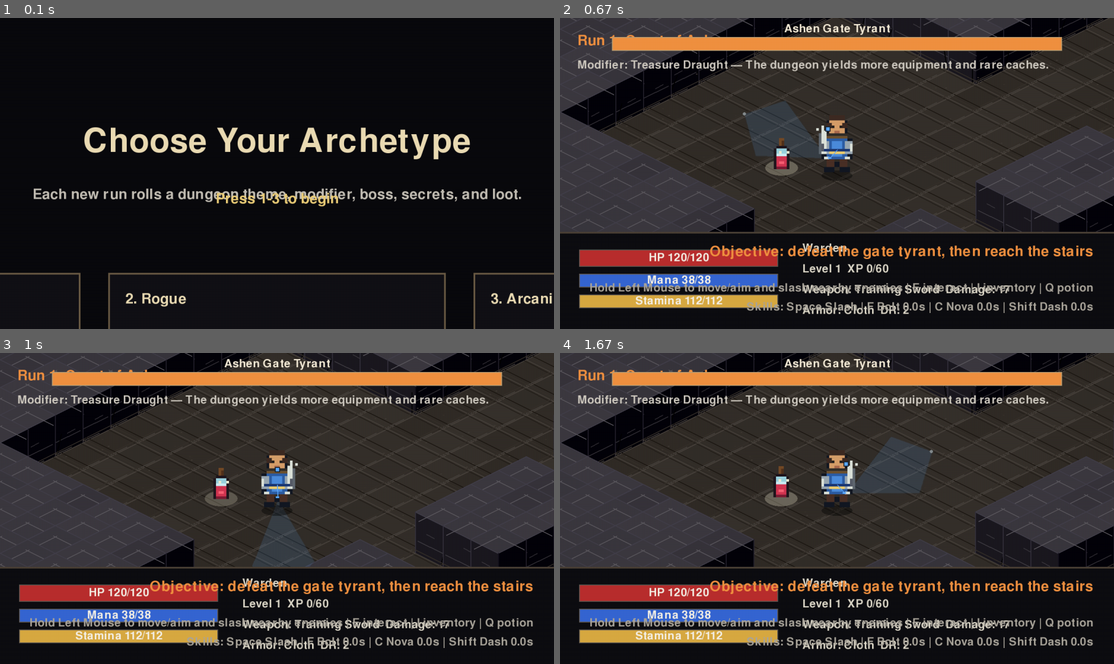
Above: before the commit, frames 1-4 (two rows, left to right).
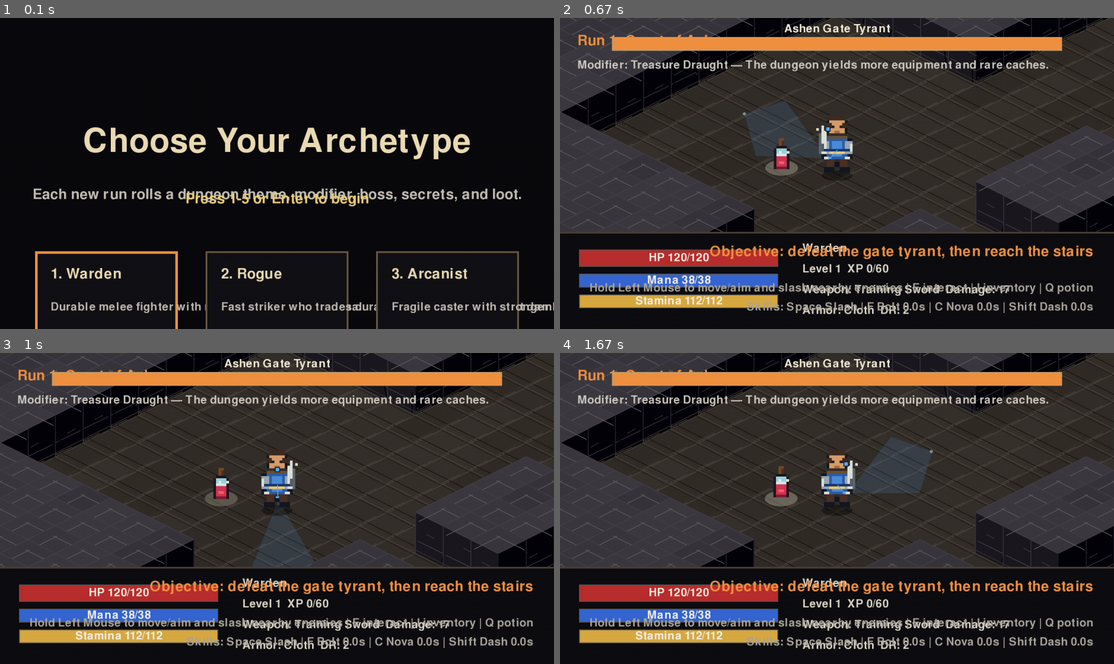
Above: after the commit, the same moments.

Repository: mattirk/arch-rogue
Game: pygame game, started from src/arch_rogue/__main__.py
The game is run twice, just before and just after one commit, with the same random seed, the same clock (stepped at 60 frames per second) and the same inputs.
Inputs (mouse positions are in pixels of both pictures, inside the frame that each line leads up to):
- Up to frame 1 (0.1 s): no input
- Up to frame 2 (0.67 s): tap Enter at 0.33 s
- Up to frame 3 (1 s): click "Level 1 XP 0/60" at 0.72 s
- Up to frame 4 (1.67 s): hold Right 1-1.47 s; move the mouse to (837, 530) at 1.03 s; hold Up from 1.5 s (still down); move the mouse to (892, 576) at 1.53 s

The runs differ from the first frame. In frame 1, 4.9% of the frame differs, in the area x 0-100%, y 56-100%; in frame 2, nothing differs; in frame 3, nothing differs; in frame 4, nothing differs.

Commit message:
Stability & tests

Diff:
--- a/src/arch_rogue/game.py
+++ b/src/arch_rogue/game.py
@@ -66,11 +66,32 @@
     Archetype(
         "Arcanist",
         "Fragile caster with stronger bolts and novas.",
-        max_hp=82,
-        max_mana=72,
-        max_stamina=92,
+        max_hp=86,
+        max_mana=78,
+        max_stamina=94,
         speed=4.35,
-        spell_bonus=8,
+        spell_bonus=9,
+    ),
+    Archetype(
+        "Acolyte",
+        "Dark priest with balanced defenses and potent rites.",
+        max_hp=102,
+        max_mana=62,
+        max_stamina=98,
+        speed=4.4,
+        melee_bonus=1,
+        spell_bonus=5,
+        armor_bonus=1,
+    ),
+    Archetype(
+        "Ranger",
+        "Mobile marksman with strong stamina and hybrid damage.",
+        max_hp=98,
+        max_mana=48,
+        max_stamina=120,
+        speed=4.95,
+        melee_bonus=3,
+        spell_bonus=2,
     ),
 )
 
@@ -146,13 +167,18 @@
 
 
 class Game:
-    def __init__(self) -> None:
+    def __init__(
+        self,
+        screen_size: tuple[int, int] | None = None,
+        headless: bool = False,
+    ) -> None:
         pygame.init()
         pygame.display.set_caption("Arch Rogue - Prototype 3")
-        display_info = pygame.display.Info()
-        self.screen = pygame.display.set_mode(
-            (display_info.current_w, display_info.current_h), pygame.NOFRAME
-        )
+        if screen_size is None:
+            display_info = pygame.display.Info()
+            screen_size = (display_info.current_w, display_info.current_h)
+        flags = pygame.HIDDEN if headless else pygame.NOFRAME
+        self.screen = pygame.display.set_mode(screen_size, flags)
         self.clock = pygame.time.Clock()
         self.font = pygame.font.Font(None, 24 * UI_SCALE)
         self.small_font = pygame.font.Font(None, 19 * UI_SCALE)
@@ -204,6 +230,7 @@
         self.floaters: list[FloatingText] = []
         self.slashes: list[SlashEffect] = []
         self.inventory_open = False
+        self.elapsed = 0.0
         self.state = "playing"
         self._populate_dungeon()
 
@@ -500,8 +527,19 @@
                 if event.key == pygame.K_ESCAPE:
                     self.running = False
                 elif self.state == "archetype_select":
-                    if pygame.K_1 <= event.key <= pygame.K_3:
+                    select_limit = min(len(ARCHETYPES), 9)
+                    if pygame.K_1 <= event.key < pygame.K_1 + select_limit:
                         self.restart(ARCHETYPES[event.key - pygame.K_1])
+                    elif event.key in (pygame.K_RIGHT, pygame.K_DOWN):
+                        index = (ARCHETYPES.index(self.selected_archetype) + 1) % len(
+                            ARCHETYPES
+                        )
+                        self.selected_archetype = ARCHETYPES[index]
+                    elif event.key in (pygame.K_LEFT, pygame.K_UP):
+                        index = (ARCHETYPES.index(self.selected_archetype) - 1) % len(
+                            ARCHETYPES
+                        )
+                        self.selected_archetype = ARCHETYPES[index]
                     elif event.key == pygame.K_RETURN:
                         self.restart(self.selected_archetype)
                 elif event.key == pygame.K_i and self.state == "playing":
@@ -953,7 +991,8 @@
             return
         self.enemies.remove(enemy)
         if enemy.kind == "boss":
-            self.items.append(self._make_unique(enemy.x, enemy.y))
+            drop_x, drop_y = self.drop_position_near(enemy.x, enemy.y)
+            self.items.append(self._make_unique(drop_x, drop_y))
             self.floaters.append(
                 FloatingText(
                     "Gate seal broken",
@@ -974,16 +1013,41 @@
                 )
             )
         if self.rng.random() < 0.45:
-            self.items.append(self._make_loot(enemy.x, enemy.y))
-
-    def interact(self) -> None:
-        if (
+            drop_x, drop_y = self.drop_position_near(enemy.x, enemy.y)
+            self.items.append(self._make_loot(drop_x, drop_y))
+
+    def drop_position_near(self, x: float, y: float) -> tuple[float, float]:
+        offsets = (
+            (0.0, 0.0),
+            (1.15, 0.0),
+            (-1.15, 0.0),
+            (0.0, 1.15),
+            (0.0, -1.15),
+            (1.15, 1.15),
+            (-1.15, 1.15),
+            (1.15, -1.15),
+            (-1.15, -1.15),
+        )
+        stair_x, stair_y = self.dungeon.stairs[0] + 0.5, self.dungeon.stairs[1] + 0.5
+        for ox, oy in offsets:
+            px, py = x + ox, y + oy
+            if math.hypot(px - stair_x, py - stair_y) < 1.05:
+                continue
+            if not self.dungeon.blocked_for_radius(px, py, radius=0.22):
+                return px, py
+        return x, y
+
+    def player_near_stairs(self) -> bool:
+        return (
             math.hypot(
                 self.player.x - self.dungeon.stairs[0] - 0.5,
                 self.player.y - self.dungeon.stairs[1] - 0.5,
             )
             < 1.0
-        ):
+        )
+
+    def interact(self) -> None:
+        if self.player_near_stairs():
             if self.boss_alive():
                 self.floaters.append(
                     FloatingText(
@@ -2030,13 +2094,7 @@
         objective = "Objective: defeat the gate tyrant, then reach the stairs"
         nearby_shrine = self.nearby_shrine()
         nearby_secret = self.nearby_secret()
-        if (
-            math.hypot(
-                self.player.x - self.dungeon.stairs[0] - 0.5,
-                self.player.y - self.dungeon.stairs[1] - 0.5,
-            )
-            < 1.0
-        ):
+        if self.player_near_stairs():
             objective = (
                 "Gate sealed: defeat the tyrant"
                 if self.boss_alive()
@@ -2157,23 +2215,32 @@
             (195, 190, 180),
         )
         self.screen.blit(subtitle, subtitle.get_rect(center=(width // 2, self.ui(205))))
-        card_w = self.ui(390)
-        card_h = self.ui(250)
+        columns = min(3, len(ARCHETYPES))
         gap = self.ui(32)
-        total_w = card_w * len(ARCHETYPES) + gap * (len(ARCHETYPES) - 1)
+        card_w = min(
+            self.ui(390), (width - self.ui(80) - gap * (columns - 1)) // columns
+        )
+        card_h = self.ui(210)
+        total_w = card_w * columns + gap * (columns - 1)
         start_x = (width - total_w) // 2
-        y = self.ui(295)
+        start_y = self.ui(270)
+        row_gap = self.ui(30)
         for index, archetype in enumerate(ARCHETYPES):
-            x = start_x + index * (card_w + gap)
+            row = index // columns
+            col = index % columns
+            x = start_x + col * (card_w + gap)
+            y = start_y + row * (card_h + row_gap)
             box = pygame.Rect(x, y, card_w, card_h)
+            is_selected = archetype == self.selected_archetype
+            border = self.theme.accent if is_selected else (105, 90, 68)
             pygame.draw.rect(self.screen, (18, 17, 22), box)
-            pygame.draw.rect(self.screen, (105, 90, 68), box, self.ui(2))
+            pygame.draw.rect(self.screen, border, box, self.ui(3 if is_selected else 2))
             name = self.font.render(
                 f"{index + 1}. {archetype.name}", True, (235, 220, 180)
             )
-            self.screen.blit(name, (x + self.ui(20), y + self.ui(22)))
+            self.screen.blit(name, (x + self.ui(18), y + self.ui(18)))
             desc = self.small_font.render(archetype.description, True, (190, 185, 175))
-            self.screen.blit(desc, (x + self.ui(20), y + self.ui(66)))
+            self.screen.blit(desc, (x + self.ui(18), y + self.ui(58)))
             stats = [
                 f"HP {archetype.max_hp}  Mana {archetype.max_mana}",
                 f"Stamina {archetype.max_stamina}  Speed {archetype.speed:.2f}",
@@ -2183,9 +2250,13 @@
                 text = self.small_font.render(stat, True, (220, 215, 200))
                 self.screen.blit(
                     text,
-                    (x + self.ui(20), y + self.ui(118) + line_index * self.ui(32)),
+                    (x + self.ui(18), y + self.ui(102) + line_index * self.ui(28)),
                 )
-        prompt = self.font.render("Press 1-3 to begin", True, (235, 205, 120))
+        prompt = self.font.render(
+            f"Press 1-{min(len(ARCHETYPES), 9)} or Enter to begin",
+            True,
+            (235, 205, 120),
+        )
         self.screen.blit(
             prompt, prompt.get_rect(center=(width // 2, height - self.ui(150)))
         )
--- /dev/null
+++ b/tests/test_rc1_regression.py
@@ -0,0 +1,218 @@
+from __future__ import annotations
+
+import os
+import random
+import sys
+import unittest
+from collections import deque
+from pathlib import Path
+
+os.environ.setdefault("SDL_VIDEODRIVER", "dummy")
+os.environ.setdefault("SDL_AUDIODRIVER", "dummy")
+
+sys.path.insert(0, str(Path(__file__).resolve().parents[1] / "src"))
+
+import pygame
+
+from arch_rogue.dungeon import Dungeon
+from arch_rogue.game import ARCHETYPES, MAX_INVENTORY, Game
+from arch_rogue.models import FloatingText, Item, Projectile, Tile
+
+
+class Rc1RegressionTests(unittest.TestCase):
+    def make_game(self, seed: int = 1234) -> Game:
+        game = Game(screen_size=(960, 540), headless=True)
+        game.rng.seed(seed)
+        return game
+
+    def tearDown(self) -> None:
+        pygame.quit()
+
+    def test_dungeon_generation_has_connected_rooms_and_stairs(self) -> None:
+        for seed in range(20):
+            dungeon = Dungeon(random.Random(seed))
+            self.assertGreaterEqual(len(dungeon.rooms), 8)
+            sx, sy = dungeon.stairs
+            self.assertEqual(dungeon.tiles[sx][sy], Tile.STAIRS)
+
+            start = dungeon.rooms[0].center
+            reachable = {start}
+            frontier: deque[tuple[int, int]] = deque([start])
+            while frontier:
+                x, y = frontier.popleft()
+                for nx, ny in ((x + 1, y), (x - 1, y), (x, y + 1), (x, y - 1)):
+                    if (nx, ny) in reachable or not dungeon.in_bounds(nx, ny):
+                        continue
+                    if dungeon.tiles[nx][ny] == Tile.WALL:
+                        continue
+                    reachable.add((nx, ny))
+                    frontier.append((nx, ny))
+
+            for room in dungeon.rooms:
+                self.assertIn(room.center, reachable)
+            self.assertIn(dungeon.stairs, reachable)
+
+    def test_restart_initializes_each_archetype_with_boss_and_start_resources(
+        self,
+    ) -> None:
+        game = self.make_game()
+        try:
+            seen_profiles: set[tuple[int, int, int, float, int, int, int]] = set()
+            for archetype in ARCHETYPES:
+                game.restart(archetype)
+                self.assertEqual(game.state, "playing")
+                self.assertEqual(game.player.class_name, archetype.name)
+                self.assertEqual(game.player.max_hp, archetype.max_hp)
+                self.assertEqual(game.player.max_mana, archetype.max_mana)
+                self.assertEqual(game.player.max_stamina, archetype.max_stamina)
+                self.assertEqual(game.player.speed, archetype.speed)
+                self.assertEqual(game.player.melee_bonus, archetype.melee_bonus)
+                self.assertEqual(game.player.spell_bonus, archetype.spell_bonus)
+                self.assertEqual(game.player.armor_bonus, archetype.armor_bonus)
+                self.assertTrue(game.dungeon.is_floor(game.player.x, game.player.y))
+                self.assertEqual(sum(enemy.kind == "boss" for enemy in game.enemies), 1)
+                self.assertTrue(any(item.slot == "potion" for item in game.items))
+                seen_profiles.add(
+                    (
+                        archetype.max_hp,
+                        archetype.max_mana,
+                        archetype.max_stamina,
+                        archetype.speed,
+                        archetype.melee_bonus,
+                        archetype.spell_bonus,
+                        archetype.armor_bonus,
+                    )
+                )
+            self.assertEqual(len(seen_profiles), len(ARCHETYPES))
+        finally:
+            pygame.quit()
+
+    def test_item_pickup_equip_identify_and_consumable_use(self) -> None:
+        game = self.make_game()
+        try:
+            game.restart(ARCHETYPES[0])
+            game.items.clear()
+            px, py = game.player.x, game.player.y
+
+            blade = Item(
+                "Regression Blade",
+                "weapon",
+                power=9,
+                rarity="Magic",
+                x=px,
+                y=py,
+                unidentified=True,
+            )
+            game.items.append(blade)
+            game.interact()
+            self.assertNotIn(blade, game.items)
+            self.assertIn(blade, game.player.inventory)
+
+            game.use_inventory_slot(0)
+            self.assertIs(game.player.equipment["weapon"], blade)
+            self.assertFalse(blade.unidentified)
+            self.assertEqual(
+                game.player.melee_damage(),
+                12 + game.player.level * 2 + game.player.melee_bonus + 9,
+            )
+
+            game.player.hp = 10
+            game.player.inventory.append(
+                Item("Minor Healing Potion", "potion", heal=35)
+            )
+            game.use_first_potion()
+            self.assertEqual(game.player.hp, 45)
+
+            game.player.mana = 5
+            game.player.inventory.append(
+                Item("Lesser Mana Potion", "mana_potion", mana=24)
+            )
+            game.use_inventory_slot(len(game.player.inventory) - 1)
+            self.assertEqual(game.player.mana, 29)
+
+            armor = Item(
+                "Mystery Mail", "armor", defense=4, rarity="Rare", unidentified=True
+            )
+            game.player.inventory.append(Item("Scroll of Identify", "identify"))
+            game.player.inventory.append(armor)
+            scroll_index = len(game.player.inventory) - 2
+            game.use_inventory_slot(scroll_index)
+            self.assertFalse(armor.unidentified)
+            self.assertNotIn(
+                "Scroll of Identify", [item.name for item in game.player.inventory]
+            )
+        finally:
+            pygame.quit()
+
+    def test_enemy_death_boss_gating_and_victory_flow(self) -> None:
+        game = self.make_game()
+        try:
+            game.restart(ARCHETYPES[0])
+            stair_x, stair_y = (
+                game.dungeon.stairs[0] + 0.5,
+                game.dungeon.stairs[1] + 0.5,
+            )
+            game.player.x = stair_x
+            game.player.y = stair_y
+
+            game.interact()
+            self.assertEqual(game.state, "playing")
+            self.assertTrue(any("sealed" in floater.text for floater in game.floaters))
+
+            boss = game.boss_enemy()
+            self.assertIsNotNone(boss)
+            assert boss is not None
+            game.kill_enemy(boss)
+            self.assertFalse(game.boss_alive())
+            self.assertTrue(any(item.rarity == "Unique" for item in game.items))
+            self.assertTrue(
+                all(
+                    abs(item.x - stair_x) >= 1.0 or abs(item.y - stair_y) >= 1.0
+                    for item in game.items
+                    if item.rarity == "Unique"
+                )
+            )
+
+            game.interact()
+            self.assertEqual(game.state, "victory")
+        finally:
+            pygame.quit()
+
+    def test_restart_clears_transient_run_state(self) -> None:
+        game = self.make_game()
+        try:
+            game.restart(ARCHETYPES[0])
+            first_run = game.run_number
+            game.inventory_open = True
+            game.elapsed = 99.0
+            game.state = "dead"
+            game.projectiles.append(
+                Projectile(
+                    game.player.x, game.player.y, 1.0, 0.0, 1, "player", (255, 255, 255)
+                )
+            )
+            game.floaters.append(
+                FloatingText("test", game.player.x, game.player.y, (255, 255, 255))
+            )
+            game.slashes.append((game.player.x, game.player.y, 0.2, 1.0, 0.0))
+            game.player.inventory.extend(
+                Item(f"Filler {index}", "potion", heal=1)
+                for index in range(MAX_INVENTORY)
+            )
+
+            game.restart(ARCHETYPES[-1])
+            self.assertEqual(game.run_number, first_run + 1)
+            self.assertEqual(game.state, "playing")
+            self.assertFalse(game.inventory_open)
+            self.assertEqual(game.elapsed, 0.0)
+            self.assertEqual(game.projectiles, [])
+            self.assertEqual(game.floaters, [])
+            self.assertEqual(game.slashes, [])
+            self.assertEqual(game.player.inventory, [])
+            self.assertEqual(game.player.class_name, ARCHETYPES[-1].name)
+        finally:
+            pygame.quit()
+
+
+if __name__ == "__main__":
+    unittest.main()
Not shown, changed: README.md
